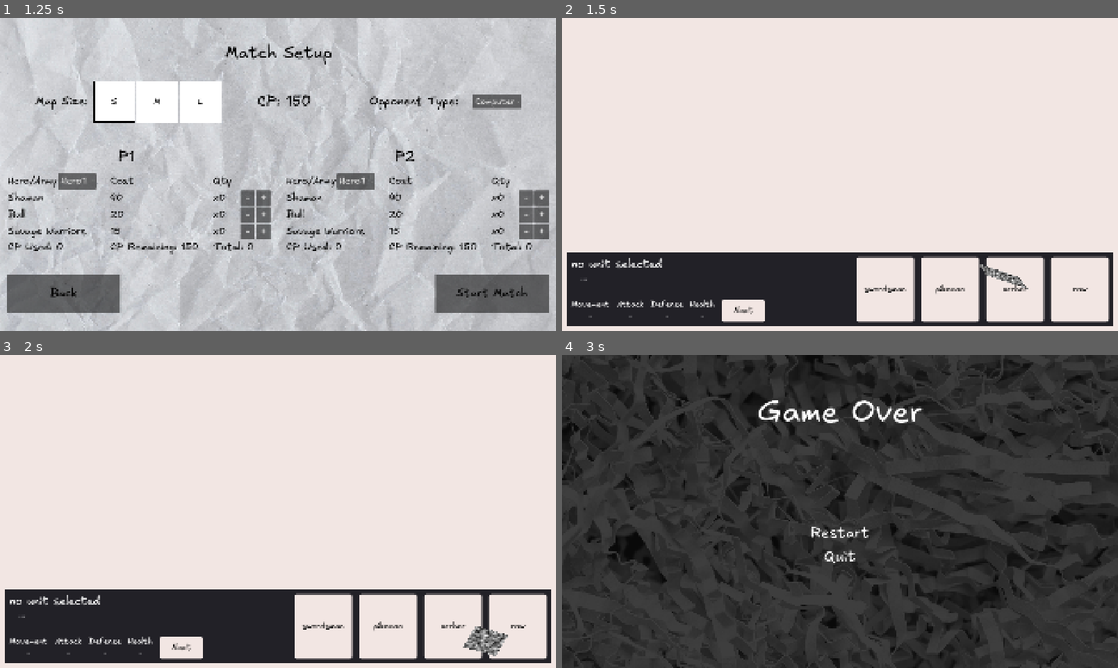
Above: before the commit, frames 1-4 (two rows, left to right).
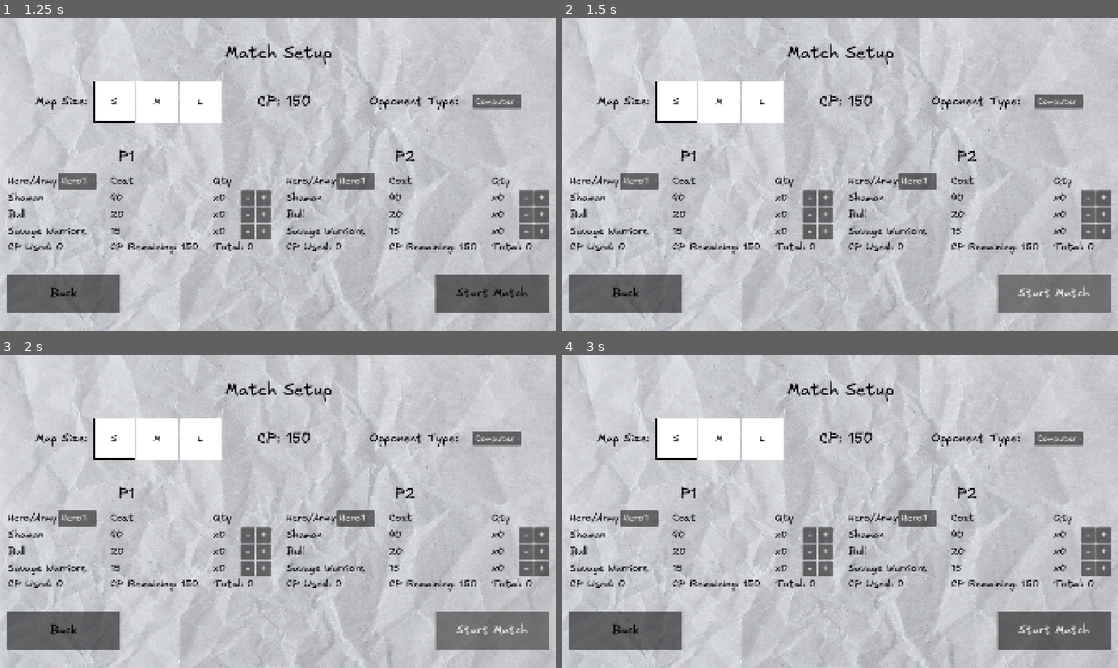
Above: after the commit, the same moments.

Repository: stvnnfrl/Portfolio
Game: Godot game, scene res://screens/main_menu/main_menu.tscn
Two runs of this game, one before a commit and one after it. Both use one fixed random seed, a clock stepped at 60 frames per second and the inputs below.
Inputs (mouse positions are in pixels of both pictures, inside the frame that each line leads up to):
- Up to frame 1 (1.25 s): click "Start Game" at 0.5 s
- Up to frame 2 (1.5 s): click "Start Match" at 1.25 s
- Up to frame 3 (2 s): no input
- Up to frame 4 (3 s): click (1056, 630) at 2 s, where only the run after the commit has a clickable "Start Match"; click (745, 649) at 2.75 s, where only the run before the commit has a clickable "Next"

Frame 1 is identical in both runs. In frame 2, 98% of the frame differs, in the area x 0-100%, y 0-100%; in frame 3, 98%; in frame 4, 99%.
Error after the commit: Parse Error: Too few arguments for "load_pre_game()" call. Expected at least 4 but received 0. (res://screens/match_setup/match_setup.gd:18)

Commit message:
Changed scene_manager to pass army data between scenes
This version isn't self-consistent, but the scene_manager is correct

Diff:
--- a/hpp/army/unit.gd
+++ b/hpp/army/unit.gd
@@ -10,4 +10,6 @@
 
 @export var cost : int
 
+var cubic_pos : Vector3i
+
 # TODO functions
--- a/hpp/autoloads/scene_manager.gd
+++ b/hpp/autoloads/scene_manager.gd
@@ -2,7 +2,8 @@
 
 var main_menu_path : String = "res://screens/main_menu/main_menu.tscn"
 var match_setup_path : String = "res://screens/match_setup/match_setup.tscn"
-var pre_game_path : String = "res://screens/battle/pregame/pregame.tscn"
+var pre_game : PackedScene = preload("res://screens/battle/pregame/pregame.tscn")
+var battlefield : PackedScene = preload("res://screens/battle/battlefield.tscn")
 var ending_screen_path : String = "res://screens/battle/end_screen/end_screen.tscn"
 
 func load_main_menu():
@@ -11,8 +12,19 @@
 func load_match_setup():
 	get_tree().change_scene_to_file(match_setup_path)
 
-func load_pre_game():
-	get_tree().change_scene_to_file(pre_game_path)
+func load_pre_game(hero1: Hero, unit_counts1 : Array[int], hero2: Hero, unit_counts2: Array[int]):
+	var tree = get_tree()
+	tree.unload_current_scene()
+	tree.current_scene = pre_game.instantiate()
+	tree.current_scene.init(hero1, unit_counts1, hero2, unit_counts2)
+	tree.root.add_child(tree.current_scene)
+
+func load_battlefield(hero1: Hero, units1: Array[Unit], hero2: Hero, units2: Array[Unit]):
+	var tree = get_tree()
+	tree.unload_current_scene()
+	tree.current_scene = battlefield.instantiate()
+	tree.current_scene.init(hero1, units1, hero2, units2)
+	tree.root.add_child(tree.current_scene)
 
 func load_game_over():
 	get_tree().change_scene_to_file(ending_screen_path)
